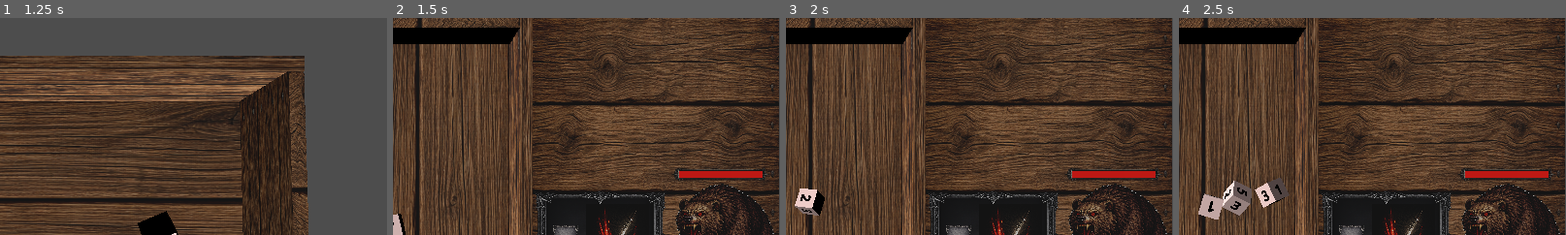
Above: before the commit, frames 1-4 (left to right).
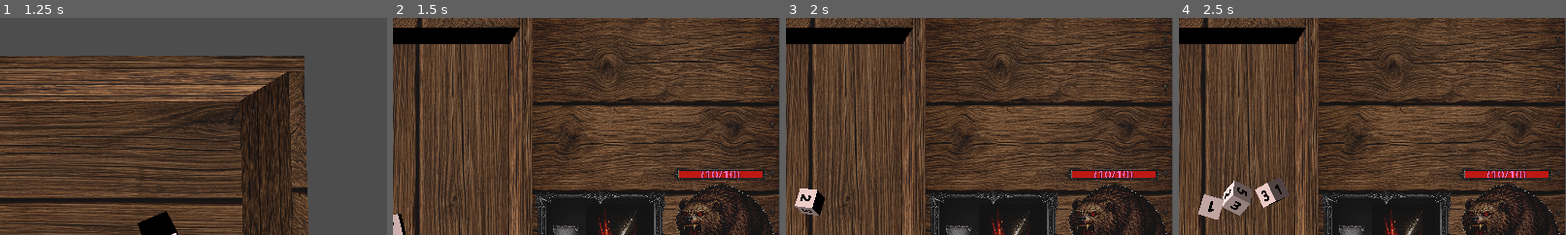
Above: after the commit, the same moments.

Repository: olegbogai-web/dicegame
Game: Godot game, scene res://scenes/board.tscn
The game is run twice, just before and just after one commit, with the same random seed, the same clock (stepped at 60 frames per second) and the same inputs.
Inputs:
- Up to frame 1 (1.25 s): click "Бросить куб" at 0.5 s
- Up to frame 2 (1.5 s): click "Тестовый бой" at 1.25 s
- Up to frame 3 (2 s): no input
- Up to frame 4 (2.5 s): click "Бросить куб" at 2 s
The pictures show only the part of the screen within x 50-100%, y 0-50%; the shares and areas given below are measured in that part.

Frame 1 is identical in both runs. In frame 2, 0.2% of the frame differs, in the area x 79-90%, y 70-75%; in frame 3, 0.2%; in frame 4, 0.2%.

Commit message:
Add monster HP text to health bars

Diff:
--- a/content/rooms/subclasses/battle_room.gd
+++ b/content/rooms/subclasses/battle_room.gd
@@ -168,6 +168,13 @@
 	if index < 0 or index >= monster_views.size():
 		return 0.0
 	return monster_views[index].get_health_ratio()
+
+
+func get_monster_health_values(index: int) -> Vector2i:
+	if index < 0 or index >= monster_views.size() or monster_views[index] == null:
+		return Vector2i.ZERO
+	var monster_view := monster_views[index]
+	return Vector2i(monster_view.current_hp, monster_view.max_hp)
 
 
 func get_player_abilities() -> Array[AbilityDefinition]:
--- a/scenes/battle_table.gd
+++ b/scenes/battle_table.gd
@@ -150,6 +150,7 @@
 			BattleRoomScript.MONSTER_SPRITE_POSITION + Vector3(0.0, 0.0, offsets[index])
 		)
 		_apply_health_bar(target_sprite, battle_room_data.get_monster_health_ratio(index))
+		_apply_monster_health_text(target_sprite, battle_room_data.get_monster_health_values(index))
 		_monster_sprite_states.append({
 			"sprite": target_sprite,
 			"index": index,
@@ -278,6 +279,19 @@
 	var target_origin := base_transform.origin
 	target_origin.x = base_transform.origin.x - (base_scale.x - target_scale_x) * 0.5
 	health_bar.transform = Transform3D(target_basis, target_origin)
+
+
+func _apply_monster_health_text(combatant_sprite: MeshInstance3D, health_values: Vector2i) -> void:
+	if combatant_sprite == null:
+		return
+
+	var health_label := combatant_sprite.get_node_or_null(^"HP_frame_monster/HP_text_monster") as Label3D
+	if health_label == null:
+		return
+
+	health_label.text = "(%d/%d)" % [maxi(health_values.x, 0), maxi(health_values.y, 0)]
+	health_label.modulate = Color(1.0, 0.45, 0.75, 1.0)
+	health_label.visible = health_values.y > 0
 
 
 func _apply_texture_to_mesh(mesh_instance: MeshInstance3D, texture: Texture2D) -> void:
--- a/scenes/battle_table.tscn
+++ b/scenes/battle_table.tscn
@@ -87,6 +87,16 @@
 material_override = SubResource("StandardMaterial3D_dtdu1")
 mesh = SubResource("PlaneMesh_swnlx")
 
+[node name="HP_text_monster" type="Label3D" parent="monster_sprite/HP_frame_monster"]
+transform = Transform3D(0.1, 0, 0, 0, 0.08, 0, 0, 0, 0.08, 0, 0.0025, 0)
+pixel_size = 0.05
+billboard = 1
+text = "(0/0)"
+font_size = 48
+modulate = Color(1, 0.45, 0.75, 1)
+outline_size = 6
+outline_modulate = Color(0.15, 0, 0.08, 1)
+
 [node name="player_sprite" type="MeshInstance3D" parent="." unique_id=9839672]
 transform = Transform3D(1.2, 0, 0, 0, 1.2, 0, 0, 0, 1.2, -6.7, 0.41, 0)
 material_override = SubResource("StandardMaterial3D_hup21")
